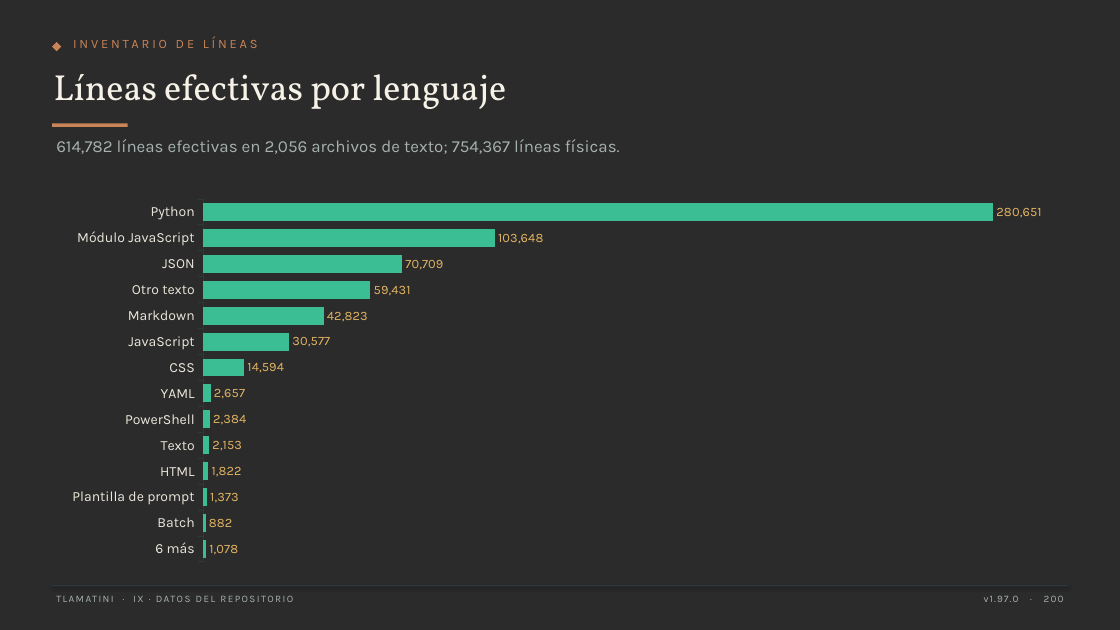
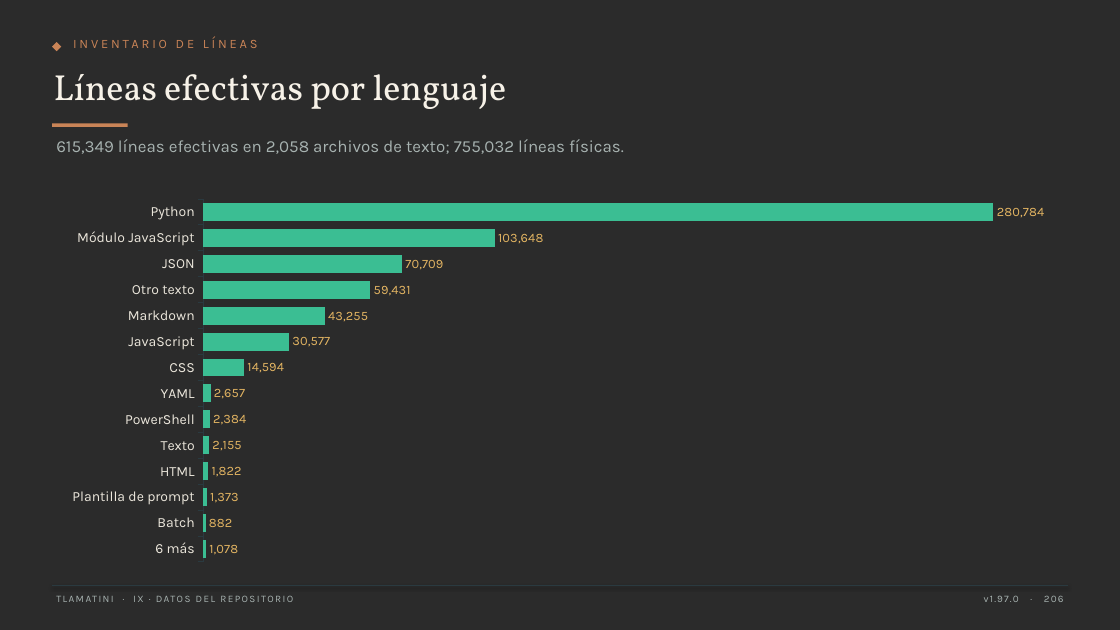
Before and after one commit to XAIHT/Tlamatini-Spanish, a slide deck: slide 206 of Tlamatini_eXtended_Artificial_Intelligence_Humanly_Tempered.pptx (slide 200 before the commit). Drawn at 1120x630 pixels with LibreOffice and Linux fonts; fonts in the diff are those of the drawing; background and template pictures are left out; a plain dark background stands for a picture behind light text. Boxes give left, top, right and bottom in pixels: in the first picture for what was removed or moved away, otherwise in the second. Text is boxed around its words. In the diff, an @@ line names an element or a change of style, - is before the commit and + after.

```diff
--- a/Tlamatini_eXtended_Artificial_Intelligence_Humanly_Tempered.pptx
+++ b/Tlamatini_eXtended_Artificial_Intelligence_Humanly_Tempered.pptx
@@ text at box(56, 139, 624, 154): text changed @@
-614,782 líneas efectivas en 2,056 archivos de texto; 754,367 líneas físicas.
+615,349 líneas efectivas en 2,058 archivos de texto; 755,032 líneas físicas.
@@ bar chart at box(52, 192, 1068, 570) @@
@@ Series 1, Texto: 2153 to 2155 @@
@@ Series 1, Markdown: 42823 to 43255 @@
@@ Series 1, Python: 280651 to 280784 @@
```
Also in this commit, not shown: 210 other slides changed, 6 slides added, 20 other files.
